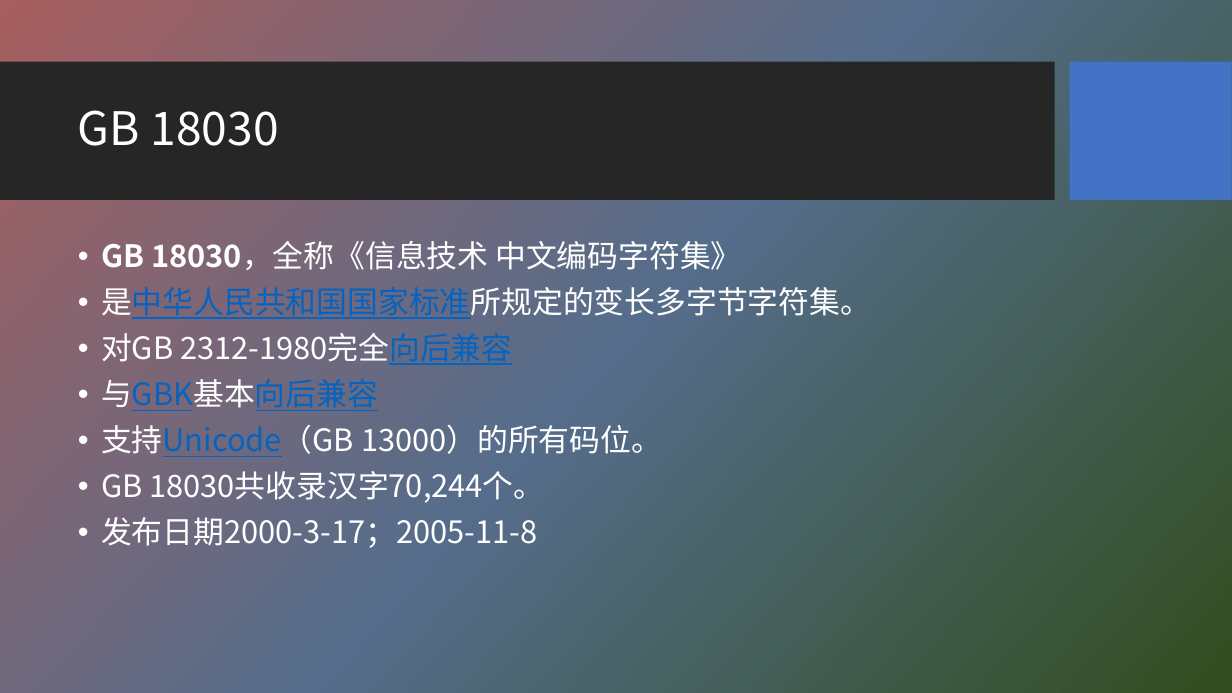
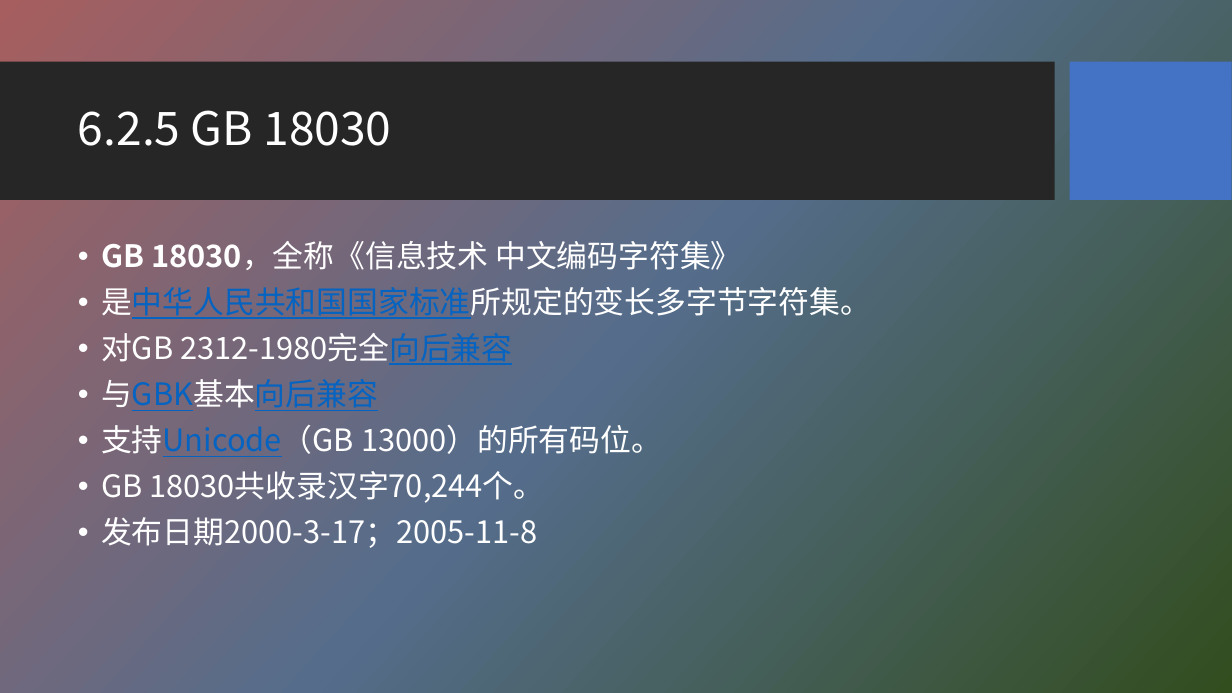
Before and after one commit to HBU/NLP_PPT, a slide deck: slide 13 of PPT-2020/ch06 字符编码与字频统计.pptx (slide 9 before the commit). Drawn at 1232x693 pixels with LibreOffice and Linux fonts; fonts in the diff are those of the drawing; background and template pictures are left out. Boxes give left, top, right and bottom in pixels: in the first picture for what was removed or moved away, otherwise in the second. Text is boxed around its words. In the diff, an @@ line names an element or a change of style, - is before the commit and + after.

```diff
--- a/PPT-2020/ch06 字符编码与字频统计.pptx
+++ b/PPT-2020/ch06 字符编码与字频统计.pptx
@@ title at (78,110,391,146): text changed @@
-GB 18030
+6.2.5 GB 18030
```
Also in this commit, not shown: 5 other slides changed, 4 slides added, 1 other file.
